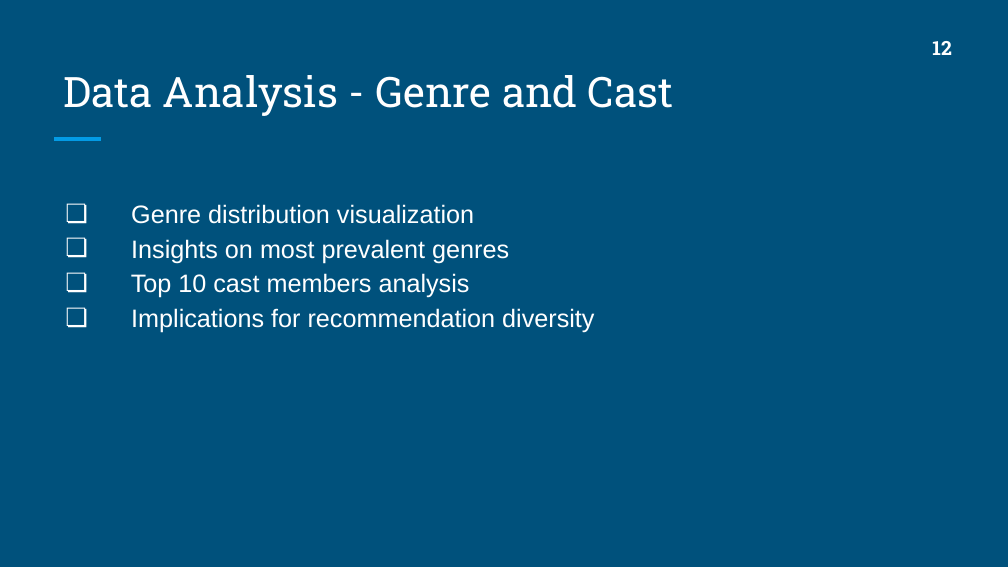
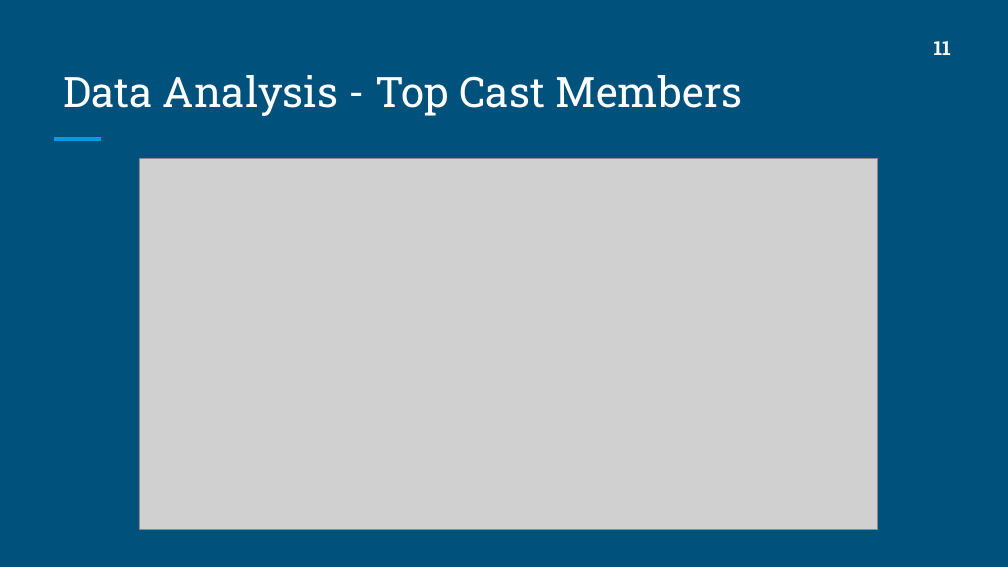
Before and after one commit to sakibrokoni/CSE707, a slide deck: slide 12 of Task 4b/CSE707_Task 4b_Group6.pptx (slide 13 before the commit). Drawn at 1008x567 pixels with LibreOffice and Linux fonts; fonts in the diff are those of the drawing; grey boxes stand for pictures. Boxes give left, top, right and bottom in pixels: in the first picture for what was removed or moved away, otherwise in the second. Text is boxed around its words. In the diff, an @@ line names an element or a change of style, - is before the commit and + after.

```diff
--- a/Task 4b/CSE707_Task 4b_Group6.pptx
+++ b/Task 4b/CSE707_Task 4b_Group6.pptx
@@ text at (x1=934, y1=41, x2=951, y2=55): text changed @@
-12
+11
@@ title at (x1=63, y1=75, x2=742, y2=116): text changed @@
-Data Analysis - Genre and Cast
+Data Analysis - Top Cast Members
@@ picture added at (x1=139, y1=159, x2=877, y2=530) @@
@@ text removed at (x1=131, y1=204, x2=594, y2=333) @@
-❏ Genre distribution visualization
-❏ Insights on most prevalent genres
-❏ Top 10 cast members analysis
-❏ Implications for recommendation diversity
```
Also in this commit, not shown: 15 other slides changed, 3 slides added, 1 other file.
